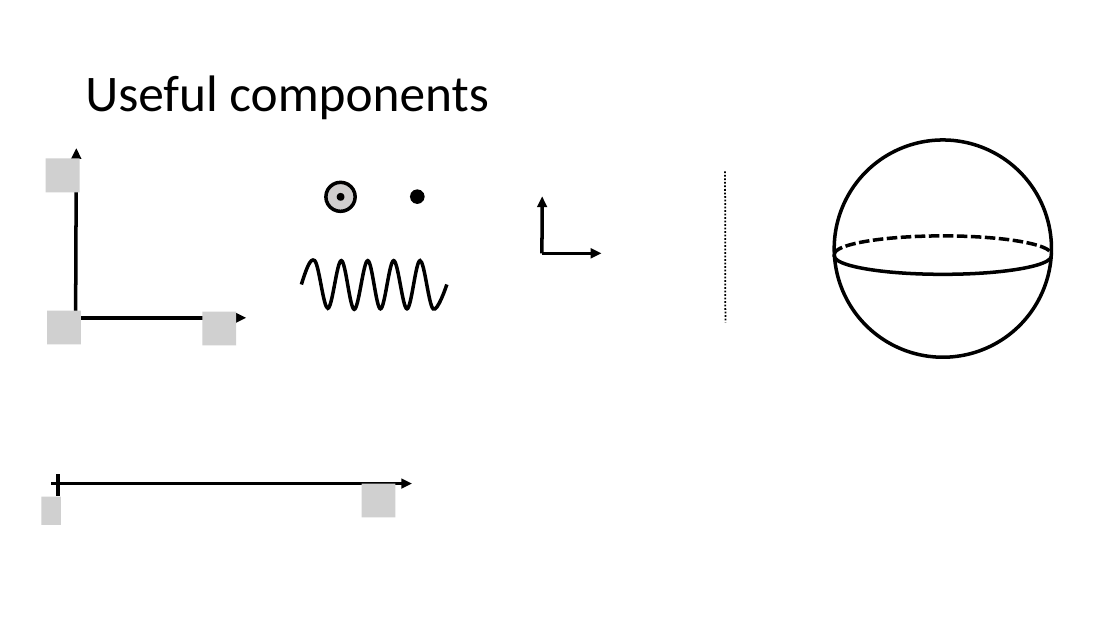
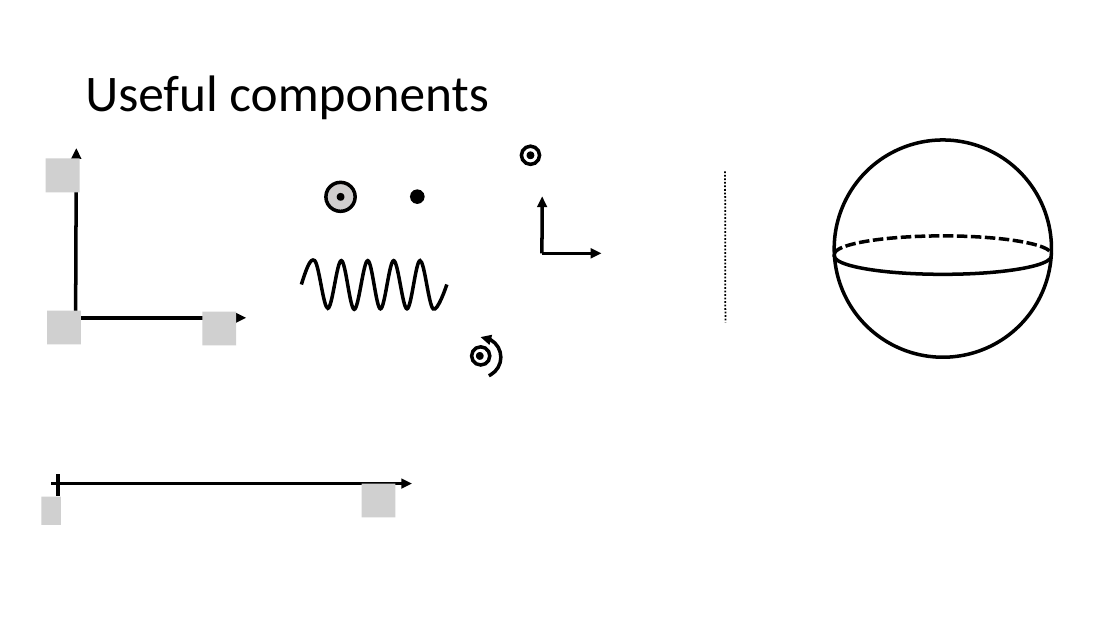
Before and after one commit to OSTP/PhysicsArtofModelling, a slide deck: slide 1 of tex/figures/RotationalDynamics/Figures.pptx. Drawn at 1120x630 pixels with LibreOffice and Linux fonts; fonts in the diff are those of the drawing; grey boxes stand for pictures; background and template pictures are left out. Boxes give left, top, right and bottom in pixels: in the first picture for what was removed or moved away, otherwise in the second. Text is boxed around its words. In the diff, an @@ line names an element or a change of style, - is before the commit and + after.

```diff
--- a/tex/figures/RotationalDynamics/Figures.pptx
+++ b/tex/figures/RotationalDynamics/Figures.pptx
@@ ellipse added at [522, 146, 540, 165], outline #000000 3 pt @@
@@ ellipse added at [528, 153, 533, 157], fill #000000, outline #000000 3 pt @@
@@ arc (boxed as its full ellipse) added at [460, 337, 501, 377], outline #000000 3 pt @@
@@ ellipse added at [471, 347, 490, 365], outline #000000 3 pt @@
@@ ellipse added at [478, 354, 482, 358], fill #000000, outline #000000 3 pt @@
```
Also in this commit, not shown: 2 other slides changed, 7 slides added, 1 slide removed, 16 other files.
